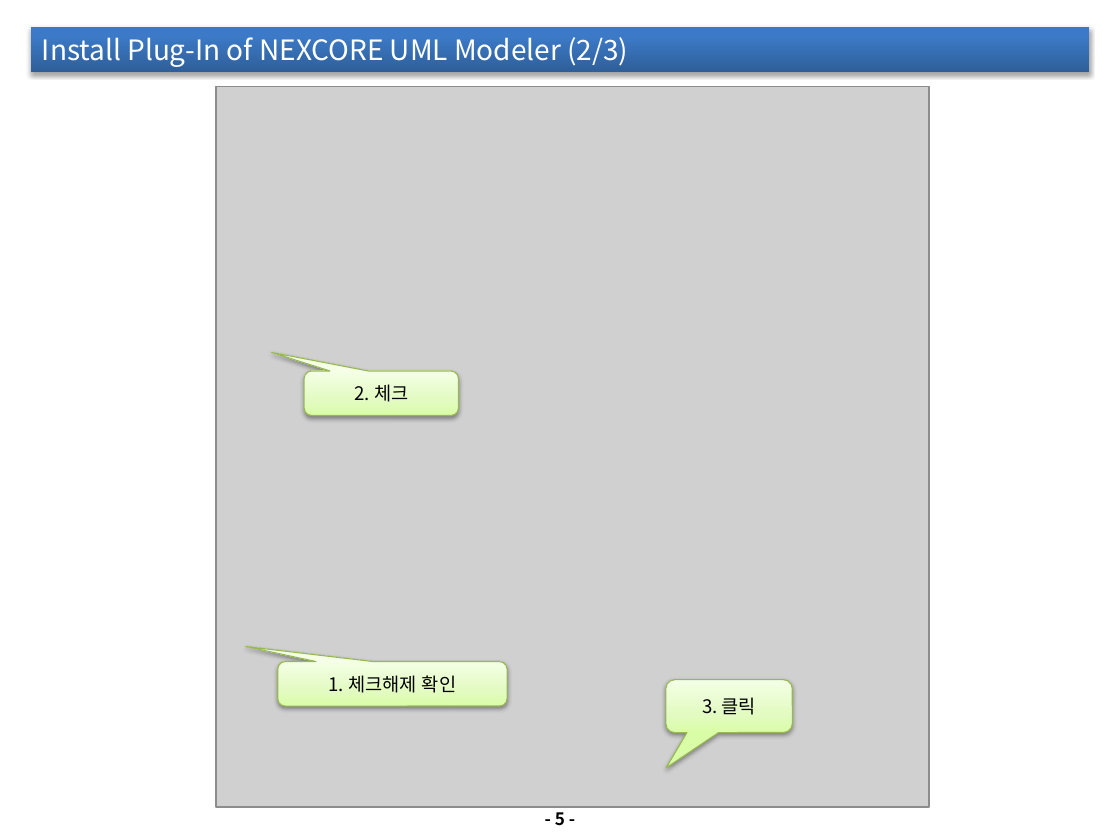
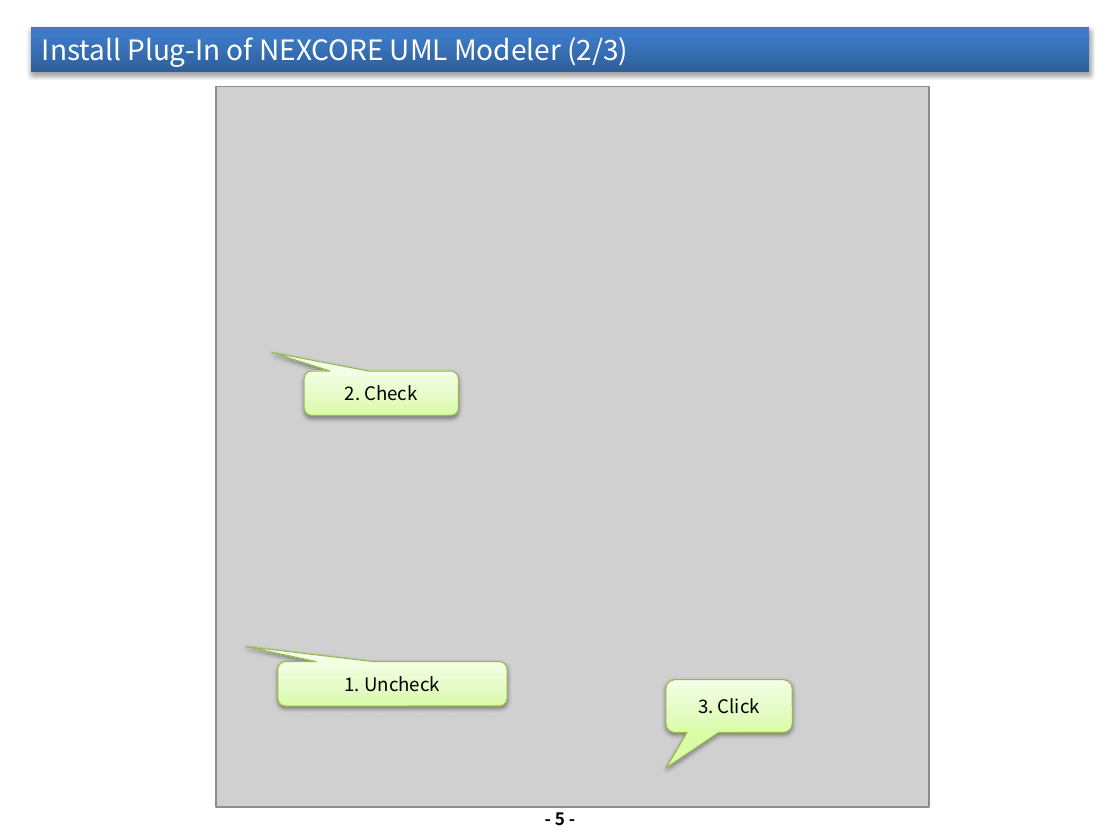
Before and after one commit to hgmin777/NEXCORE-UML-Modeler, a slide deck: slide 6 of wiki_files/NEXCORE UML Modeler_Quick Guide.pptx. Drawn at 1120x840 pixels with LibreOffice and Linux fonts; fonts in the diff are those of the drawing; grey boxes stand for pictures. Boxes give left, top, right and bottom in pixels: in the first picture for what was removed or moved away, otherwise in the second. Text is boxed around its words. In the diff, an @@ line names an element or a change of style, - is before the commit and + after.

```diff
--- a/wiki_files/NEXCORE UML Modeler_Quick Guide.pptx
+++ b/wiki_files/NEXCORE UML Modeler_Quick Guide.pptx
@@ text in rounded speech box at box(345, 385, 417, 401): text changed @@
-2. 체크
+2. Check
@@ text in rounded speech box at box(345, 676, 440, 692): text changed @@
-1. 체크해제 확인
+1. Uncheck
@@ text in rounded speech box at box(698, 698, 760, 714): text changed @@
-3. 클릭
+3. Click
```
Also in this commit, not shown: 5 other slides changed.
